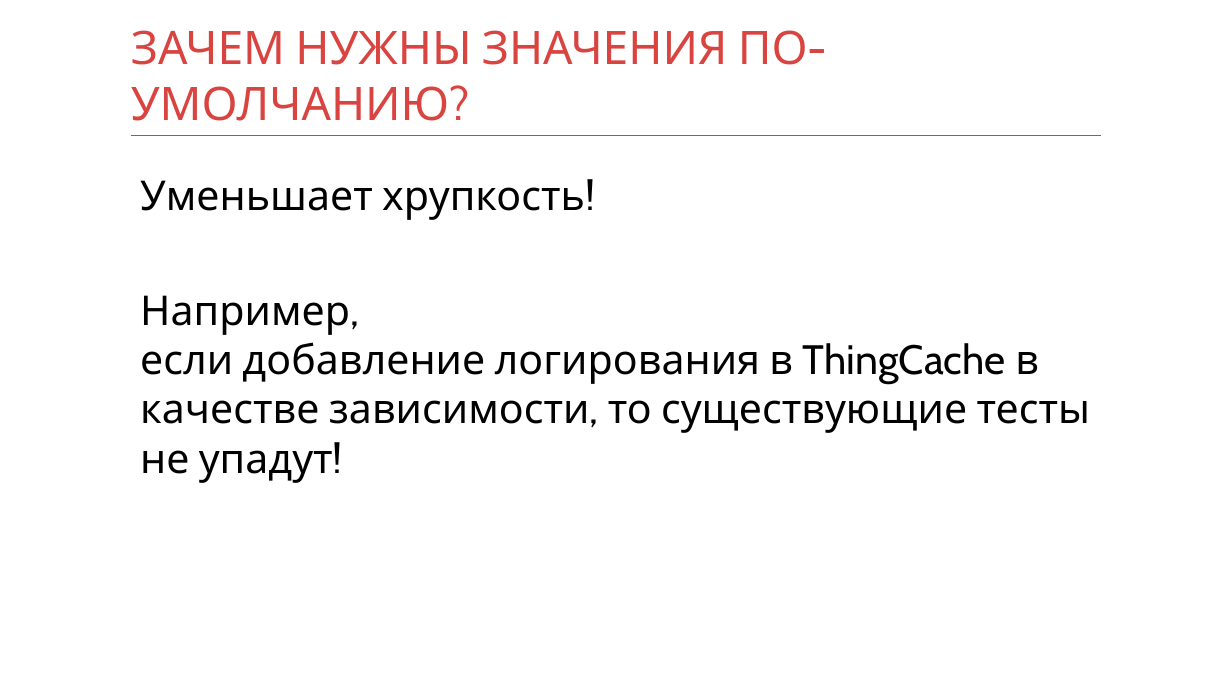
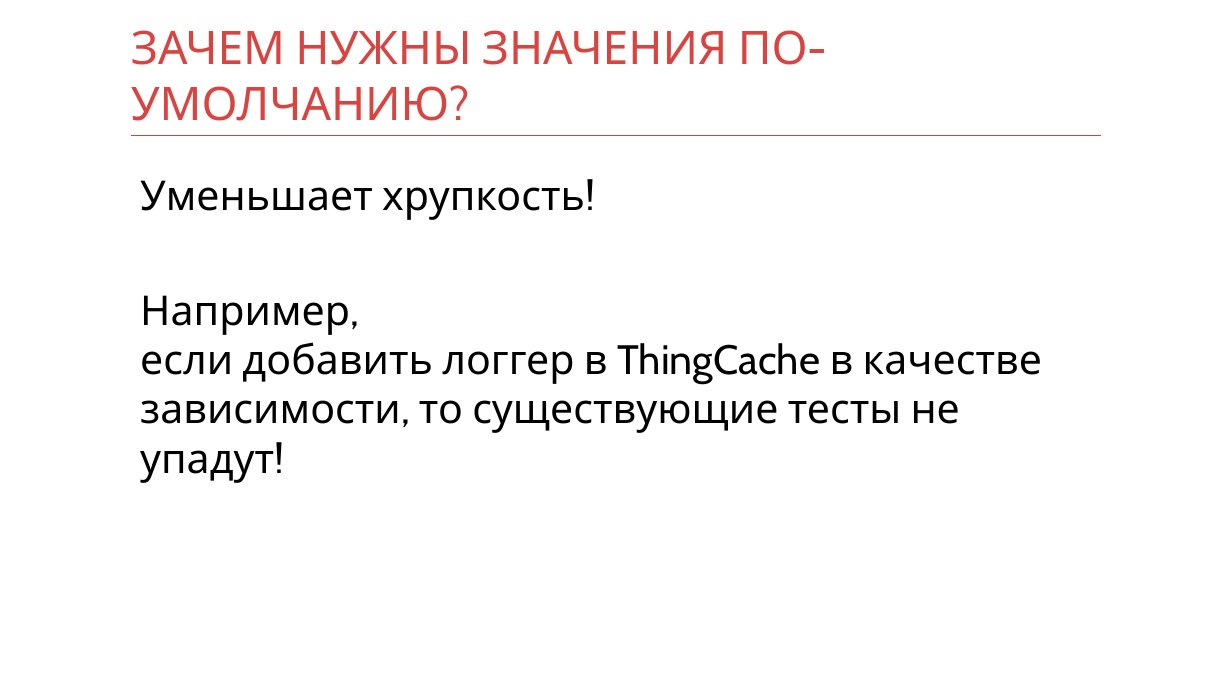
Before and after one commit to kontur-courses/mocks, a slide deck: slide 12 of mocks.pptx. Drawn at 1232x693 pixels with LibreOffice and Linux fonts; fonts in the diff are those of the drawing. Boxes give left, top, right and bottom in pixels: in the first picture for what was removed or moved away, otherwise in the second. Text is boxed around its words. In the diff, an @@ line names an element or a change of style, - is before the commit and + after.

```diff
--- a/mocks.pptx
+++ b/mocks.pptx
@@ text at (x1=140, y1=295, x2=1042, y2=483): text changed @@
-Например,
-если добавление логирования в ThingCache в качестве зависимости, то существующие тесты не упадут!
+Например,
+если добавить логгер в ThingCache в качестве зависимости, то существующие тесты не упадут!
```
Also in this commit, not shown: 3 other slides changed, 4 other files.
